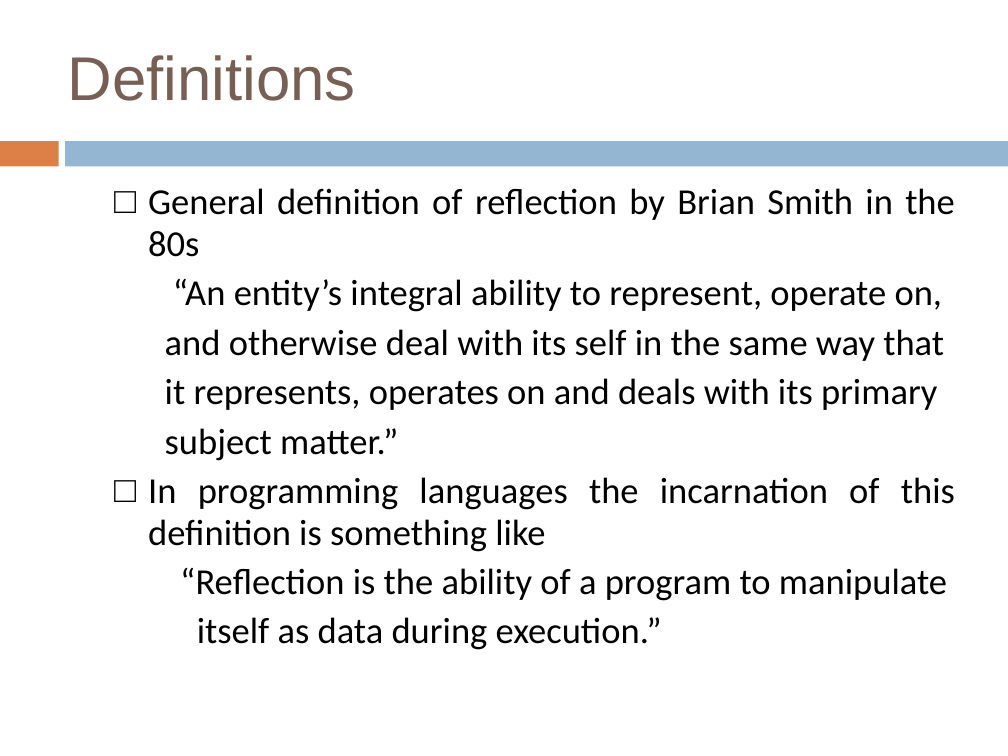
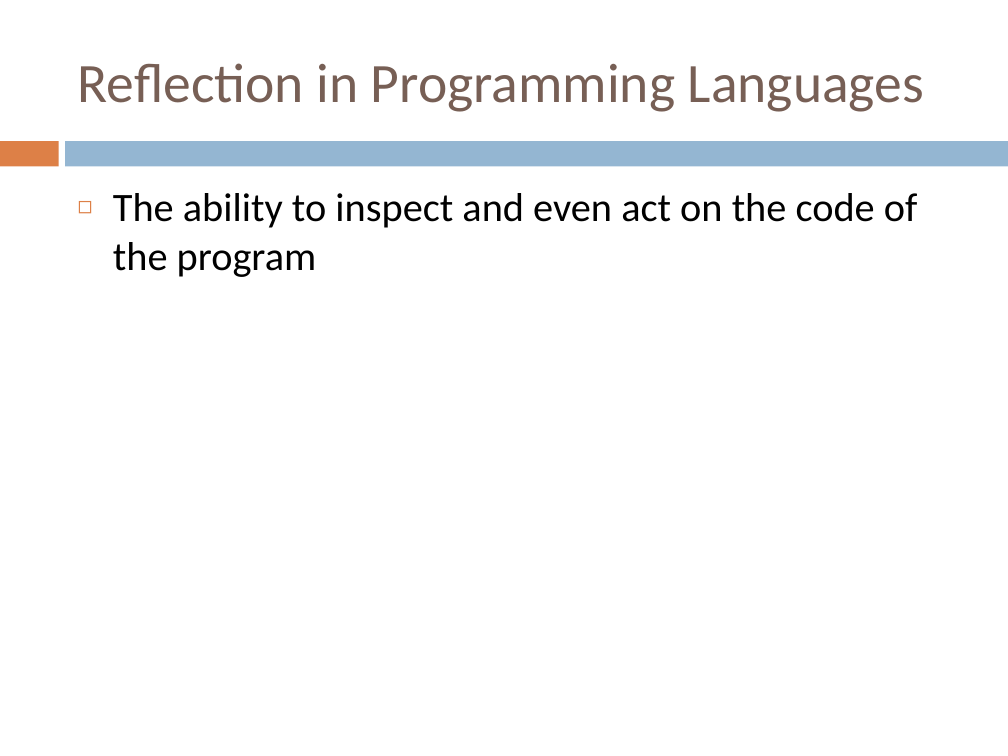
Before and after one commit to crista/EPS-slides, a slide deck: slide 2 of EPS-Reflection.pptx (slide 16 before the commit). Drawn at 1008x756 pixels with LibreOffice and Linux fonts; fonts in the diff are those of the drawing; background and template pictures are left out. Boxes give left, top, right and bottom in pixels: in the first picture for what was removed or moved away, otherwise in the second. Text is boxed around its words. In the diff, an @@ line names an element or a change of style, - is before the commit and + after.

```diff
--- a/EPS-Reflection.pptx
+++ b/EPS-Reflection.pptx
@@ title at (78,63,924,112): text changed; size 49 to 44.1 pt; font Arial to Calibri @@
-Definitions
+Reflection in Programming Languages
@@ text at (113,193,918,277): text changed; size 29 to 32 pt @@
-  □ General definition of reflection by Brian Smith in the 80s
-  “An entity’s integral ability to represent, operate on,
-  and otherwise deal with its self in the same way that
-  it represents, operates on and deals with its primary
-  subject matter.”
-  □ In programming languages the incarnation of this definition is something like
-  “Reﬂection is the ability of a program to manipulate
-  itself as data during execution.”
+◻ The ability to inspect and even act on the code of the program
```
Also in this commit, not shown: 5 other slides changed, 1 slide added, 25 slides removed, 2 other files.
